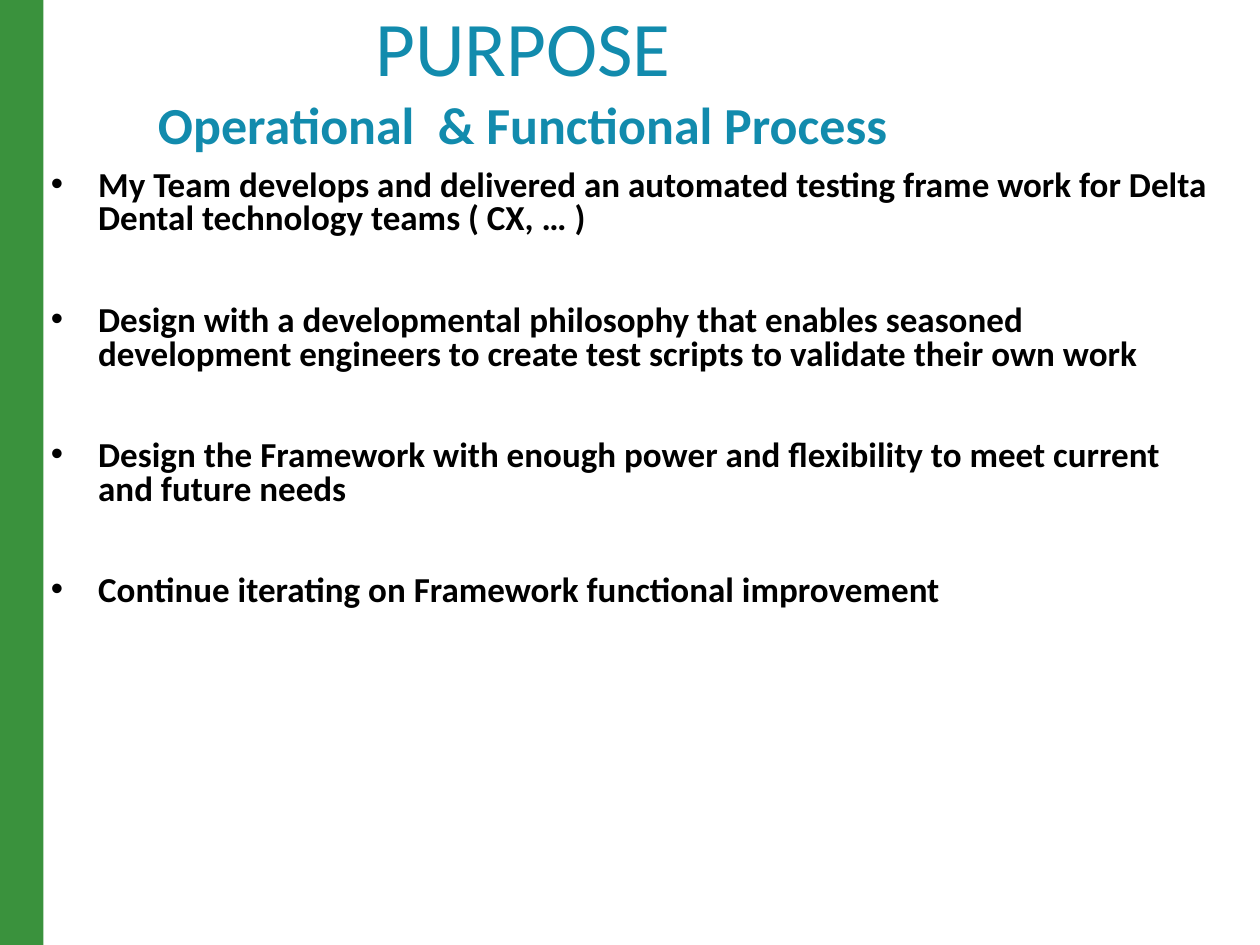
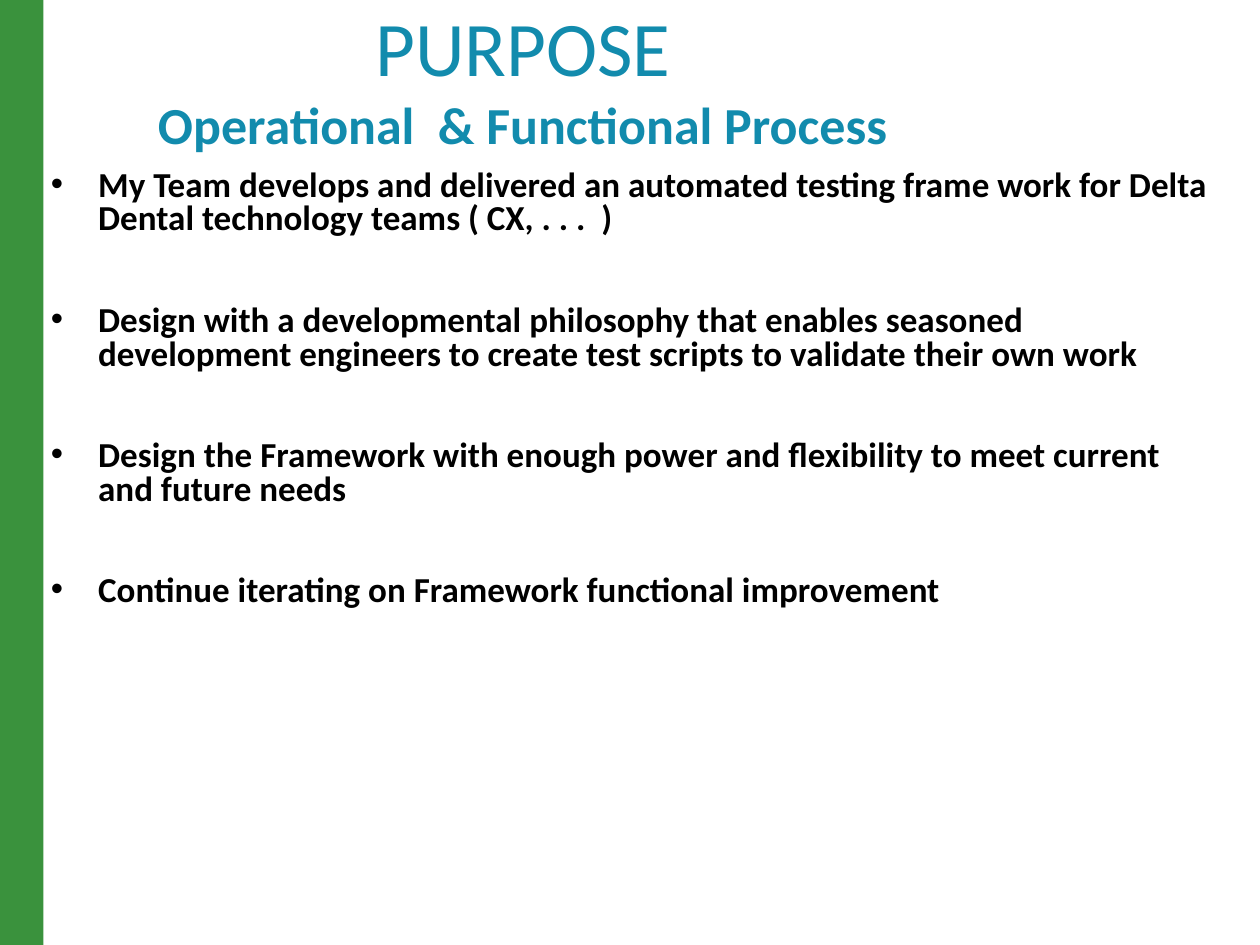
Before and after one commit to raghav9329/mainProf, a slide deck: slide 3 of CurrentWork_Delta/CX_StrategyPowerPoint.pptx. Drawn at 1260x945 pixels with LibreOffice and Linux fonts; fonts in the diff are those of the drawing. Boxes give left, top, right and bottom in pixels: in the first picture for what was removed or moved away, otherwise in the second. Text is boxed around its words. In the diff, an @@ line names an element or a change of style, - is before the commit and + after.

```diff
--- a/CurrentWork_Delta/CX_StrategyPowerPoint.pptx
+++ b/CurrentWork_Delta/CX_StrategyPowerPoint.pptx
@@ text at (98,172,1206,236): text changed @@
-• My Team develops and delivered an automated testing frame work for Delta Dental technology teams ( CX, … )
+• My Team develops and delivered an automated testing frame work for Delta Dental technology teams ( CX, . . . )
```
Also in this commit, not shown: 5 other slides changed, 3 other files.
